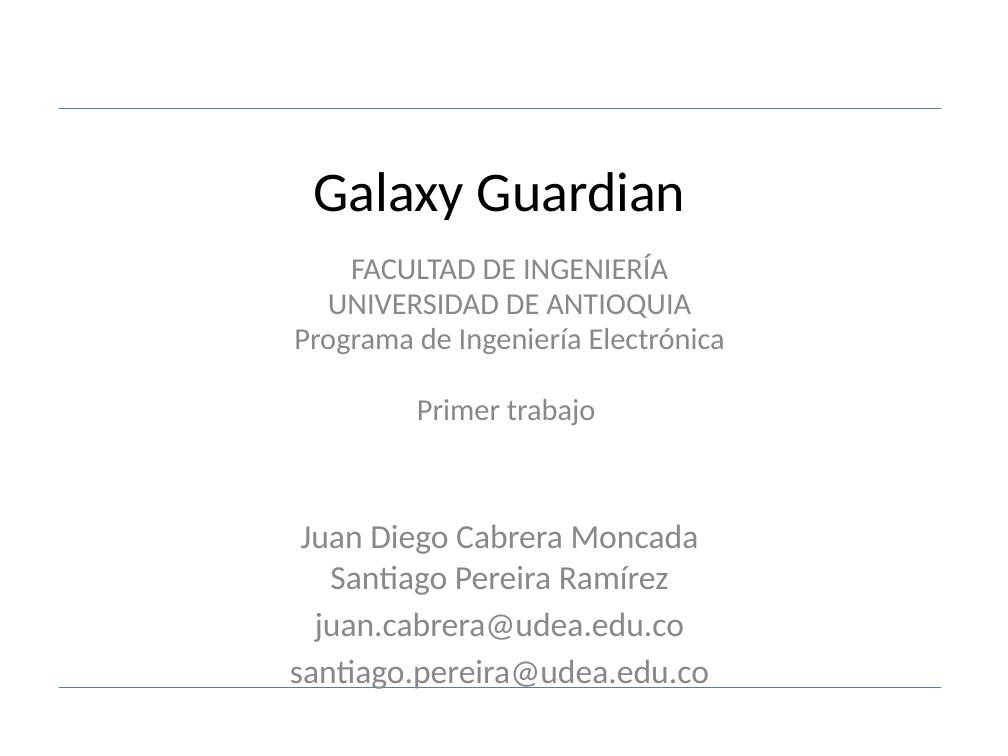
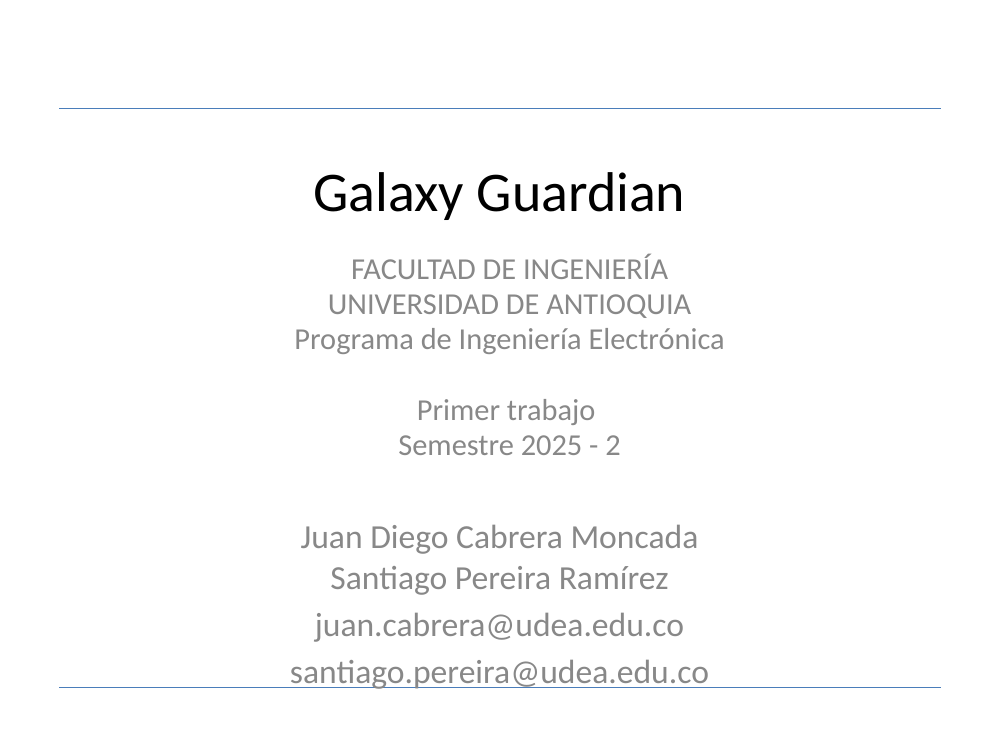
Before and after one commit to GenCabMon/galaxyGuardian, a slide deck: slide 1 of PDI_ExpoJuego.pptx. Drawn at 1008x756 pixels with LibreOffice and Linux fonts; fonts in the diff are those of the drawing. Boxes give left, top, right and bottom in pixels: in the first picture for what was removed or moved away, otherwise in the second. Text is boxed around its words. In the diff, an @@ line names an element or a change of style, - is before the commit and + after.

```diff
--- a/PDI_ExpoJuego.pptx
+++ b/PDI_ExpoJuego.pptx
@@ subtitle at <box>398,435,620,455</box>: paragraph added @@
+Semestre 2025 - 2
```
Also in this commit, not shown: 1 other slide changed.
